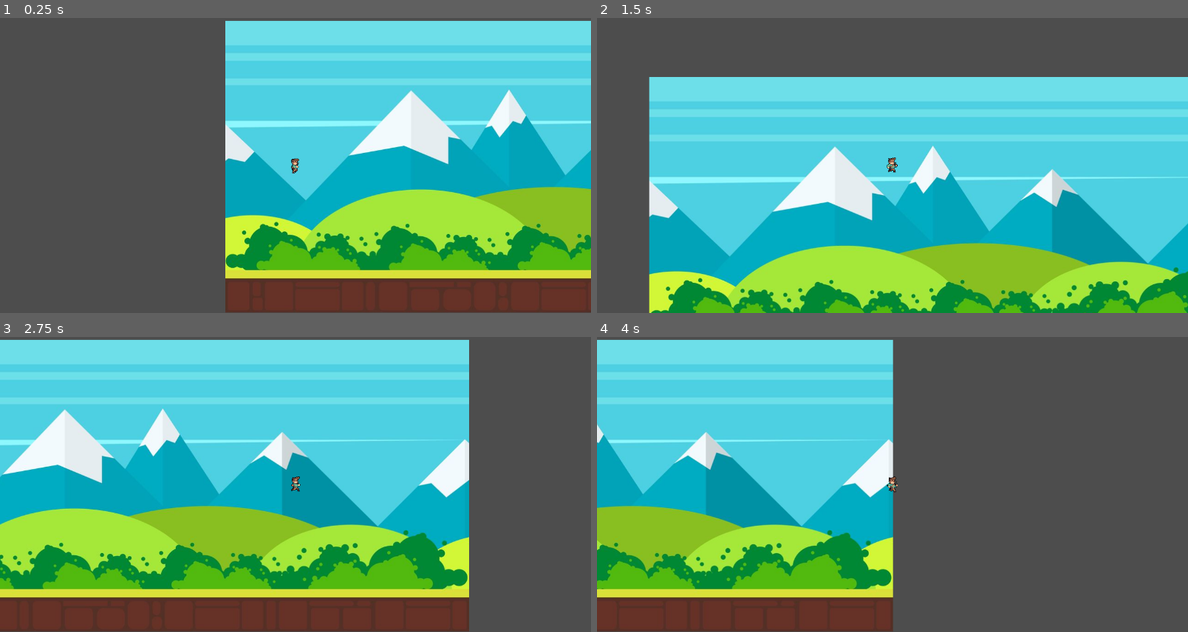
Above: before the commit, frames 1-4 (two rows, left to right).
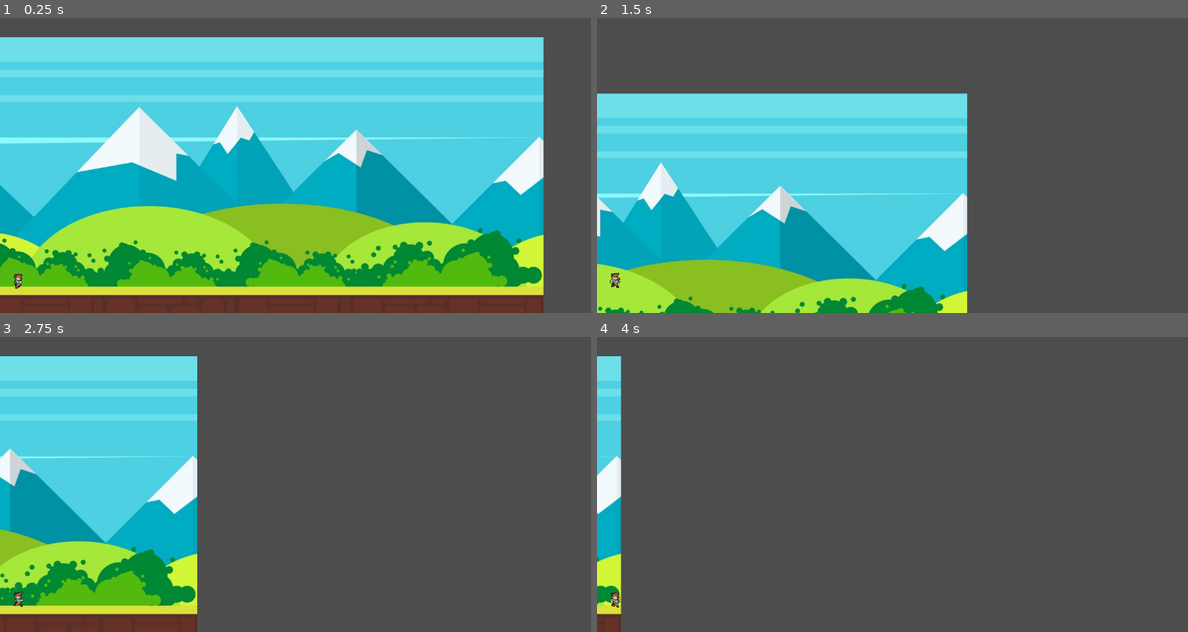
Above: after the commit, the same moments.

Repository: marcjoemill/pinoy_tsunami
Game: Godot game, scene res://scenes/main.tscn
Same seed, same stepped clock (60 frames per second), same inputs: the game is played once before the commit and once after it.
Inputs:
- Up to frame 1 (0.25 s): no input
- Up to frame 2 (1.5 s): tap Space (jump) at 0.77 s
- Up to frame 3 (2.75 s): tap Space (jump) at 1.52 s
- Up to frame 4 (4 s): tap Space (jump) at 3.02, 3.77 s

The runs differ from the first frame. In frame 1, 77% of the frame differs, in the area x 0-100%, y 1-100%; in frame 2, 64%; in frame 3, 68%; in frame 4, 48%.

Commit message:
fix: adjust main stage offset

Diff:
--- a/scenes/Player.tscn
+++ b/scenes/Player.tscn
@@ -74,6 +74,7 @@
 script = ExtResource("1_v6fml")
 
 [node name="Camera2D" type="Camera2D" parent="."]
+offset = Vector2(600, -250)
 
 [node name="AnimatedSprite2D" type="AnimatedSprite2D" parent="."]
 texture_filter = 1
--- a/scenes/main.tscn
+++ b/scenes/main.tscn
@@ -49,7 +49,7 @@
 ground_scene = ExtResource("2_sugp2")
 
 [node name="Background1" type="Sprite2D" parent="."]
-position = Vector2(-88, -331)
+position = Vector2(-77, -545)
 scale = Vector2(0.998438, 0.989063)
 texture = ExtResource("1_o5qli")
 centered = false
